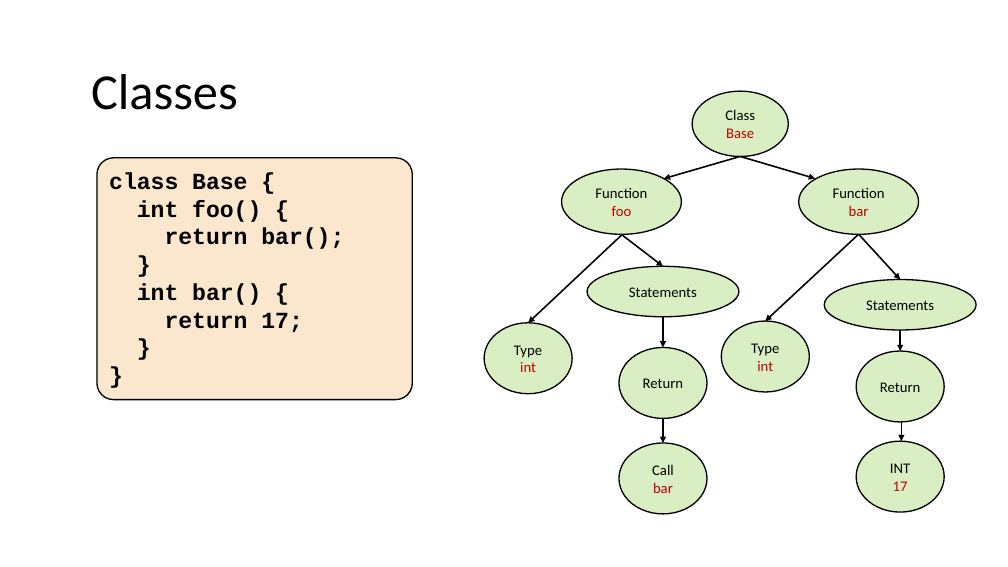
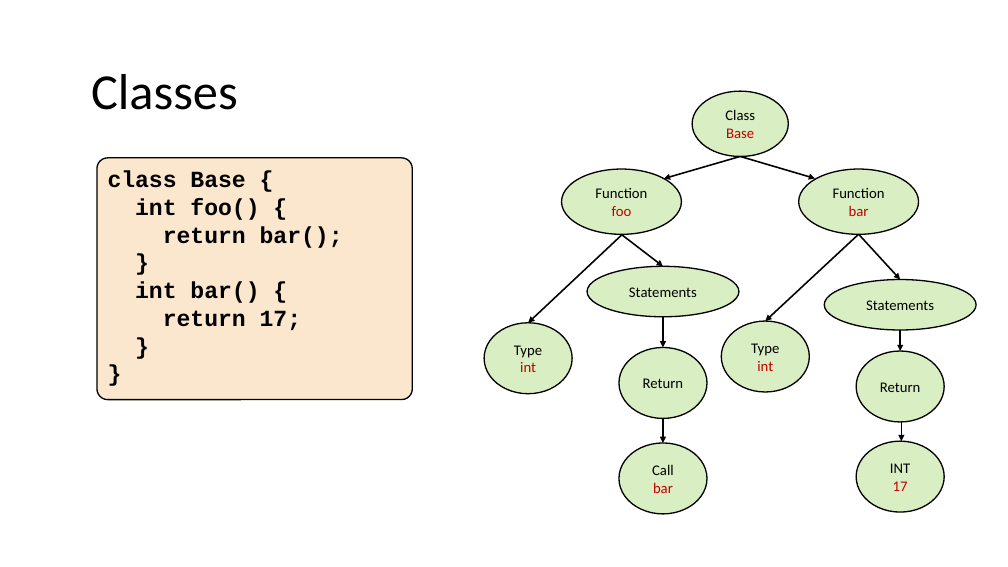
Before and after one commit to nivshani/compilation, a slide deck: slide 103 of slides/semantic.pptx (slide 100 before the commit). Drawn at 1008x567 pixels with LibreOffice and Linux fonts; fonts in the diff are those of the drawing. Boxes give left, top, right and bottom in pixels: in the first picture for what was removed or moved away, otherwise in the second. Text is boxed around its words. In the diff, an @@ line names an element or a change of style, - is before the commit and + after.

```diff
--- a/slides/semantic.pptx
+++ b/slides/semantic.pptx
@@ rounded rectangle "class Base {" at [97,158,412,400]: proportions changed @@
```
Also in this commit, not shown: 12 other slides changed, 10 slides added, 8 slides removed, 1 other file.
